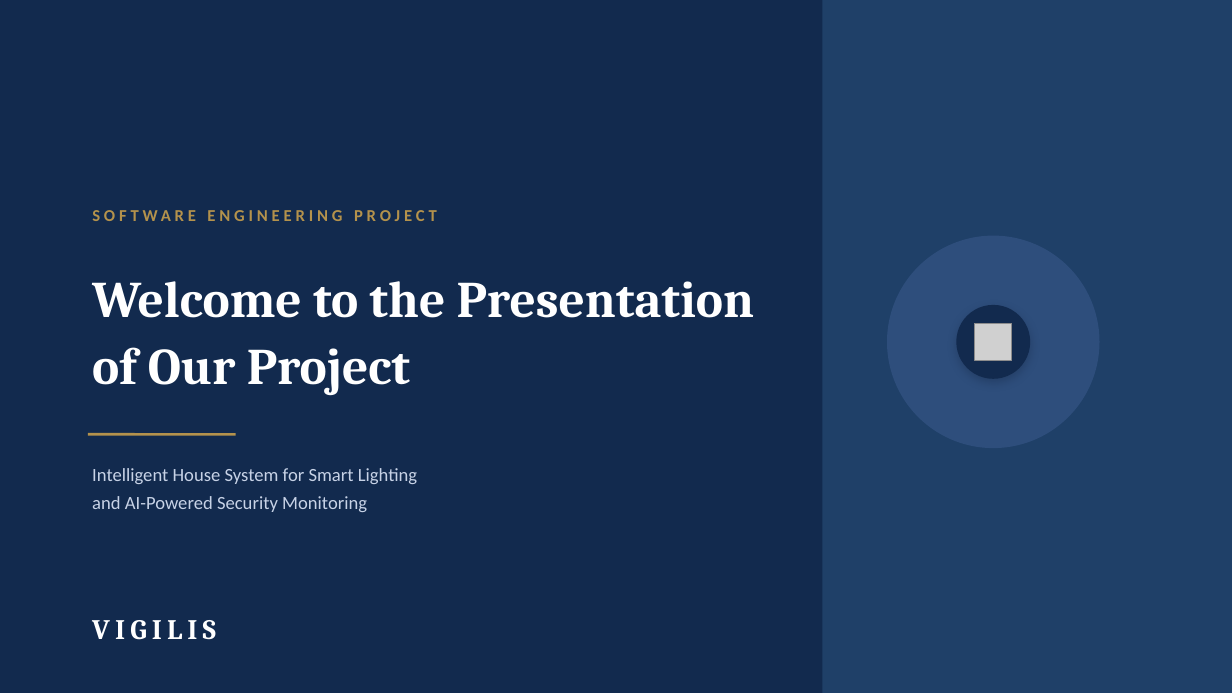
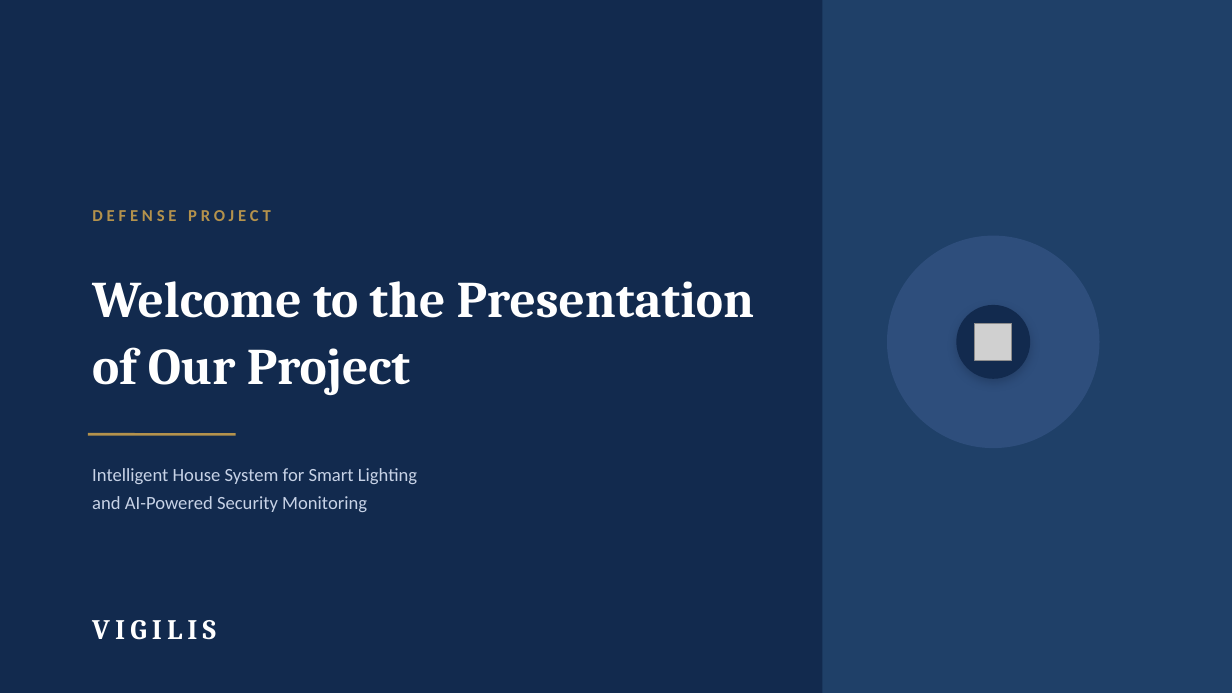
Before and after one commit to yogoariel24-cpu/defense-project, a slide deck: slide 1 of Vigilis powerpoint.pptx. Drawn at 1232x693 pixels with LibreOffice and Linux fonts; fonts in the diff are those of the drawing; grey boxes stand for pictures. Boxes give left, top, right and bottom in pixels: in the first picture for what was removed or moved away, otherwise in the second. Text is boxed around its words. In the diff, an @@ line names an element or a change of style, - is before the commit and + after.

```diff
--- a/Vigilis powerpoint.pptx
+++ b/Vigilis powerpoint.pptx
@@ text at box(92, 210, 271, 221): text changed @@
-SOFTWARE ENGINEERING PROJECT
+DEFENSE PROJECT
```
Also in this commit, not shown: 16 other slides changed, 2 slides added, 13 other files.
